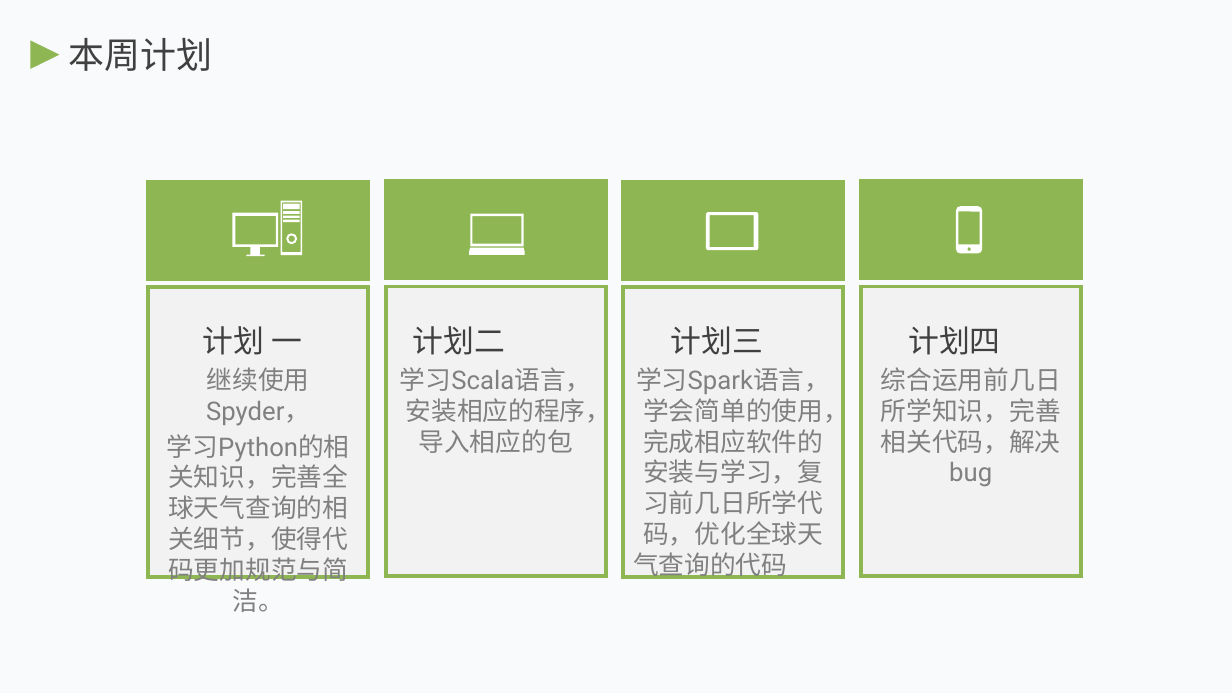
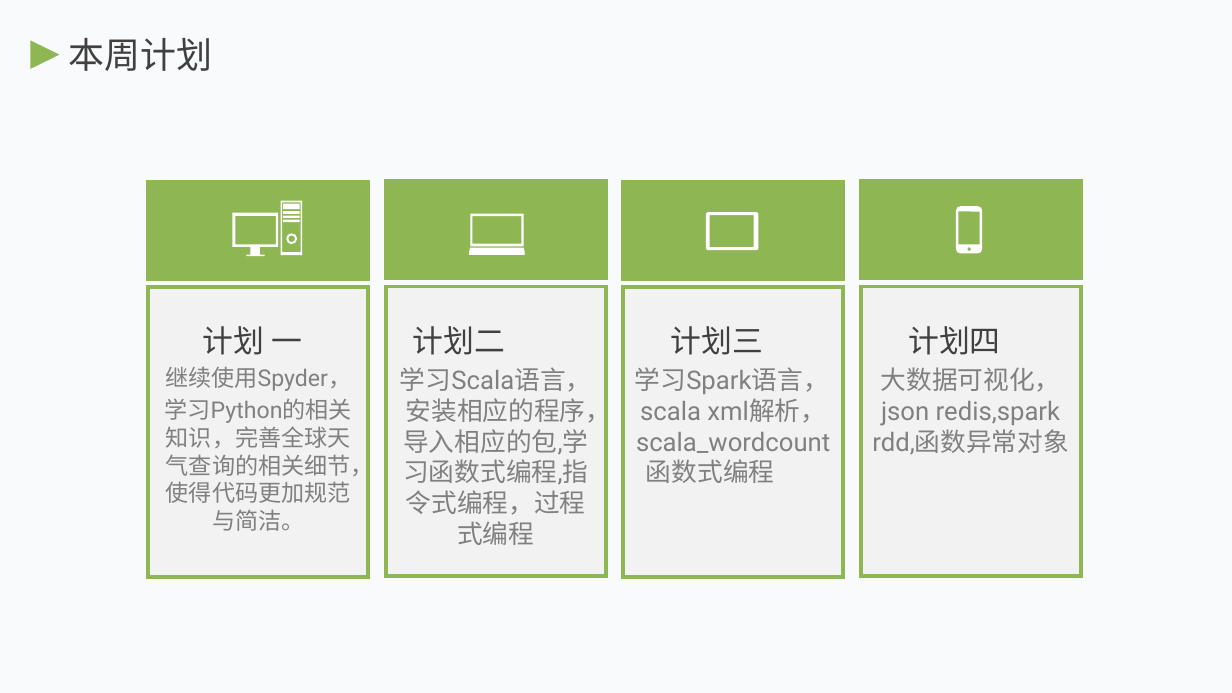
Before and after one commit to songtin/01, a slide deck: slide 10 of 演示文稿5.pptx. Drawn at 1232x693 pixels with LibreOffice and Linux fonts; fonts in the diff are those of the drawing. Boxes give left, top, right and bottom in pixels: in the first picture for what was removed or moved away, otherwise in the second. Text is boxed around its words. In the diff, an @@ line names an element or a change of style, - is before the commit and + after.

Commit message:
Add files via upload
全球天气ppt

```diff
--- a/演示文稿5.pptx
+++ b/演示文稿5.pptx
@@ text "继续使用Spyder，" at <box>165,366,374,531</box>: size 20 to 18 pt @@
@@ text at <box>400,367,612,545</box>: text changed @@
-学习Scala语言，安装相应的程序，导入相应的包
+学习Scala语言，安装相应的程序，导入相应的包,学习函数式编程,指令式编程，过程式编程
@@ text at <box>635,367,830,453</box>: text changed @@
-学习Spark语言，学会简单的使用，完成相应软件的安装与学习，复习前几日所学代码，优化全球天气查询的代码
+学习Spark语言， scala xml解析，scala_wordcount函数式编程
@@ text at <box>872,367,1069,455</box>: text changed @@
-综合运用前几日所学知识，完善相关代码，解决bug
+大数据可视化，json redis,spark rdd,函数异常对象
```
